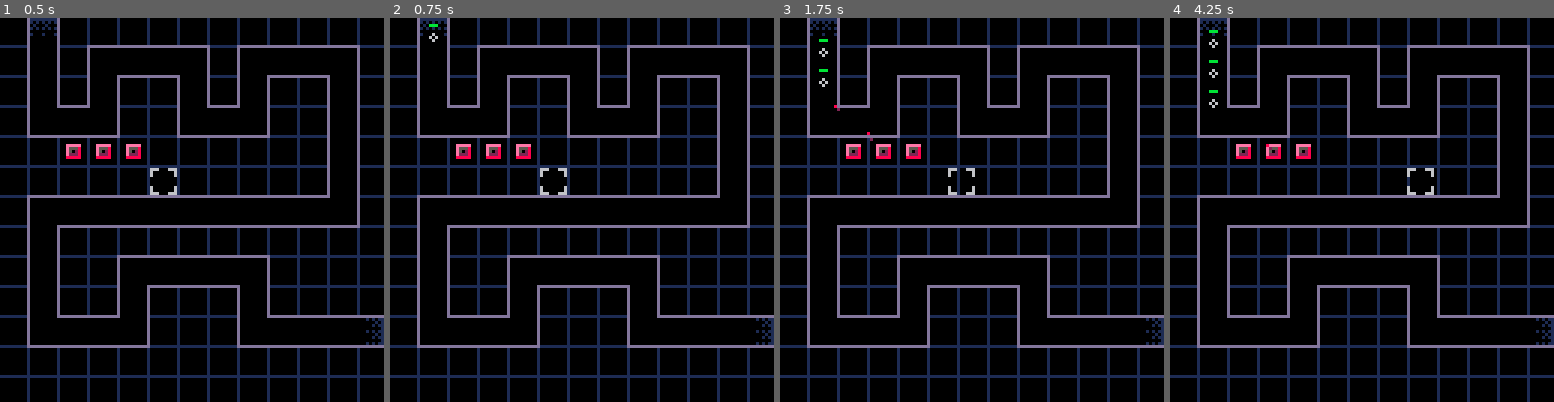
Above: before the commit, frames 1-4 (left to right).
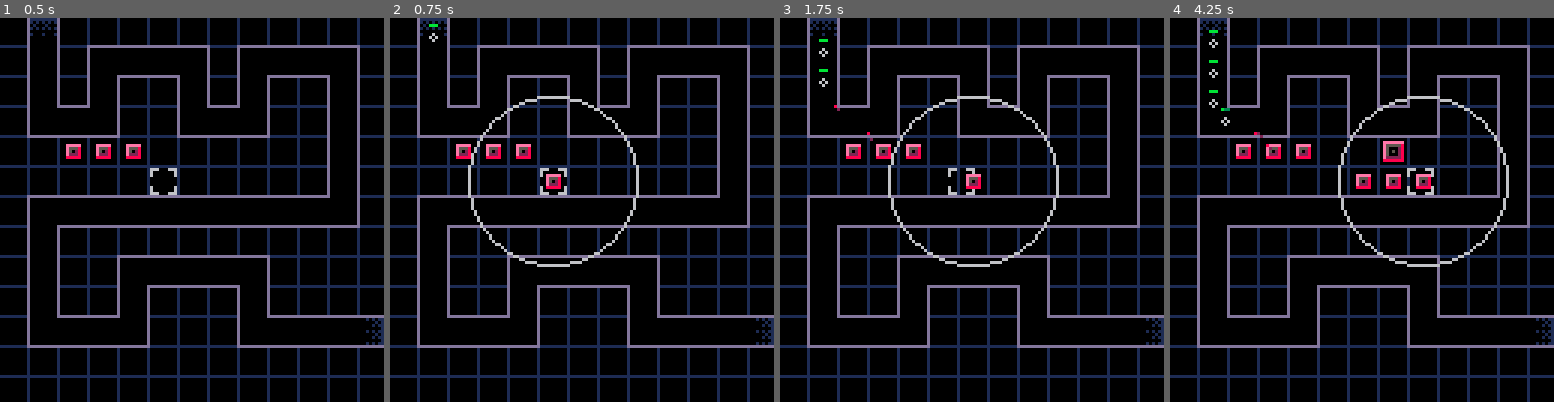
Above: after the commit, the same moments.

Repository: beardedsakimonkey/pixel_td.p8
Game: PICO-8 cartridge pixel_td.p8
Same seed, same stepped clock (60 frames per second), same inputs: the game is played once before the commit and once after it.
Inputs:
- Up to frame 1 (0.5 s): tap X (X key) at 0.33 s
- Up to frame 2 (0.75 s): tap O (Z key) at 0.7 s
- Up to frame 3 (1.75 s): tap X (X key) at 1.07 s; hold Right from 1.6 s (still down); tap O (Z key) at 1.7 s
- Up to frame 4 (4.25 s): tap X (X key) at 1.85, 2.97, 4.08 s; release Right at 2.1 s; tap O (Z key) every 0.4 s from 2.1 to 4.1 s; hold Up 2.15-2.42 s; hold Right 2.47-3.03 s; hold Left 3.08-3.58 s; hold Down 3.63-3.97 s; hold Right from 4.02 s (still down)

Frame 1 is identical in both runs. In frame 2, 1.1% of the frame differs, in the area x 20-65%, y 20-65%; in frame 3, 1.1%; in frame 4, 1.7%, in the area x 13-89%, y 20-65%.

Commit message:
add waves

Diff:
--- a/core.lua
+++ b/core.lua
@@ -29,6 +29,8 @@
 }
 enemies = {}
 towers = {}
+wave = 1
+sending = 10 -- number of enemies to send this wave
 
 --------------------------------------------------------------------------------
 -- INIT
@@ -38,9 +40,9 @@
     init_grid_bitmap()
     init_path_points()
     -- Make towers
-    make_tower(3, 4, 4)
-    make_tower(3, 3, 4)
-    make_tower(3, 2, 4)
+    make_tower(2, 4, 4)
+    make_tower(2, 3, 4)
+    make_tower(2, 2, 4)
 end
 
 -- Helps impl of selection movement
@@ -74,11 +76,11 @@
     end
 end
 
-function make_enemy(x, y, dx, dy)
+function make_enemy(x, y, dx, dy, hp)
     add(enemies, {
         x=x, y=y,
         dx=dx, dy=dy,
-        hp=3, max_hp=3,
+        hp=hp, max_hp=hp,
         can_remove=false,
     })
 end
@@ -90,6 +92,7 @@
         range=28,
         bullets={},
         cd=0, -- in frames
+        dmg=2,
     })
 end
 
@@ -99,8 +102,10 @@
 function _update()
     t += 1
     -- Make enemy
-    if t%20 == 0 then
-        make_enemy(path_points[1].x, path_points[1].y, 0, 0.5)
+    if sending > 0 and t%20 == 0 then
+        local hp = 3*wave
+        make_enemy(path_points[1].x, path_points[1].y, 0, 0.5, hp)
+        sending -= 1
     end
     -- Update selection
     if btnp(B.left)  then move_selection(B.left) end
@@ -128,6 +133,36 @@
         end
     end
 
+    if btnp(B.z) then
+        local twr = tbl_find(towers, twr_is_selected)
+        if twr then
+            -- Upgrade tower
+            if twr.type < 7 then
+                twr.type += 3
+                twr.dmg += 3
+                twr.range += 3
+            end
+        else
+            -- Purchase tower
+            local x, y = sel.dst_x/10, sel.dst_y/10
+            make_tower(2, x, y)
+        end
+    end
+
+    if btnp(B.x) then
+        if sending == 0 then
+            -- Send next wave
+            wave += 1
+            sending = 10
+        else
+            local twr = tbl_find(towers, twr_is_selected)
+            if twr then
+                -- Sell tower
+                del(towers, twr)
+            end
+        end
+    end
+
     -- Move enemies
     foreach(enemies, move_enemy)
 
@@ -153,7 +188,7 @@
 
             -- handle collision
             if collide(blt, enmy) then
-                enmy.hp = max(0, enmy.hp-3)
+                enmy.hp = max(0, enmy.hp-twr.dmg)
                 blt.can_remove = true
             else
                 -- add particle
@@ -273,6 +308,11 @@
     return (((enmy.x - twr.x*10)^2) + ((enmy.y - twr.y*10)^2)) < (twr.range^2)
 end
 
+function twr_is_selected(twr)
+    local x, y = sel.dst_x/10, sel.dst_y/10
+    return twr.x == x and twr.y == y
+end
+
 -- Todo: this doesn't actually do the moving
 function move_selection(dir)
     -- Find destination cell
@@ -357,11 +397,11 @@
             local c = map[j].c
             local sp, w, h
             if c == corner.TOP or c == corner.BOT then
-                sp = 9
+                sp = 10
                 w = 2
                 h = 1
             else
-                sp = 11
+                sp = 12
                 w = 1
                 h = 2
             end
@@ -397,7 +437,9 @@
         local x = twr.x*10
         local y = twr.y*10
         spr(twr.type, x, y)
-        -- circ(x+4, y+4, twr.range, C.light_gray) -- range
+        if twr_is_selected(twr) then -- draw range
+            circ(x+4, y+4, twr.range, C.light_gray)
+        end
 
         -- Draw bullets
         for blt in all(twr.bullets) do
@@ -416,12 +458,15 @@
         local hp_y = enmy.y - 4
         rect(enmy.x-1, hp_y, enmy.x+1, hp_y, C.dark_green)
         if enmy.hp > 0 then
-            rect(enmy.x-1, hp_y, (enmy.x-1)+enmy.hp-1, hp_y, C.green)
+            local hp_rem = ceil(enmy.hp / enmy.max_hp*3)
+            rect(enmy.x-1, hp_y, (enmy.x-1)+hp_rem-1, hp_y, C.green)
         end
     end)
 
-    -- local c = (t%4 == 0 or (t-1)%4 == 0) and C.pink or C.orange
-    -- print('❎ send wave', 22, 1, c)
+    -- if sending == 0 then
+    --     local c = (t%4 == 0 or (t-1)%4 == 0) and C.pink or C.orange
+    --     print('❎ send wave', 22, 1, c)
+    -- end
     color(C.red)
 end
 
--- a/pixel_td.p8
+++ b/pixel_td.p8
@@ -4,12 +4,12 @@
 #include util.lua
 #include core.lua
 __gfx__
-00000000000000000000000000000000000000000000000000000000000000000000000011111111100000000010101100000000000000000000000000000000
-00000000000000000000000000000000000000000bbbbbbb0fffffff0eeeeeee0cccccc510101010100000000000010100000000000000000000000000000000
-0000000000bbbbb000fffff000eeeee000cccc500b5555530f4444490e5555580cddddd101000100000000000000101100000000000000000000000000000000
-0000000000b5553000f4449000e5558000cddd100b5000130f4000290e5000280cd0005110101010100000000000000100000000000000000000000000000000
-0000000000b5013000f4029000e5028000cd05100b5050130f4040290e5050280cd0d05100000000000000000010101100000000000000000000000000000000
-0000000000b1113000f2229000e2228000c555100b5000130f4000290e5000280cd0005110001000100000000000010100000000000000000000000000000000
-00000000003333300099999000888880005111100b1111130f2222290e2222280c55555100000000000000000000101100000000000000000000000000000000
-00000000000000000000000000000000000000000333333309999999088888880511111100000000000000000000000100000000000000000000000000000000
-00000000000000000000000000000000000000000000000000000000000000000000000000000000000000000010101100000000000000000000000000000000
+00000000000000000000000000000000000000000000000000000000000000000000000000000000111111111000000000101011000000000000000000000000
+000000000000000000000000000000000000000000000000000000000bbbbbbb0eeeeeee0cccccc5101010101000000000000101000000000000000000000000
+0000000000bbbbb000eeeee000cccc5000bbbbb000eeeee000cccc500b5555530e5555580cddddd1010001000000000000001011000000000000000000000000
+0000000000b5553000e5558000cddd1000b6663000e6668000c666100b5000130e5000280cd00051101010101000000000000001000000000000000000000000
+0000000000b5013000e5028000cd051000b60d3000e60d8000c60d100b5050130e5050280cd0d051000000000000000000101011000000000000000000000000
+0000000000b1113000e2228000c5551000bddd3000eddd8000cddd100b5000130e5000280cd00051100010001000000000000101000000000000000000000000
+000000000033333000888880005111100033333000888880005111100b1111130e2222280c555551000000000000000000001011000000000000000000000000
+00000000000000000000000000000000000000000000000000000000033333330888888805111111000000000000000000000001000000000000000000000000
+00000000000000000000000000000000000000000000000000000000000000000000000000000000000000000000000000101011000000000000000000000000
--- a/util.lua
+++ b/util.lua
@@ -15,6 +15,14 @@
     return res
 end
 
+function tbl_find(t, fn)
+    for v in all(t) do
+        if fn(v) then
+            return v
+        end
+    end
+end
+
 function lerp(a, b, t)
     return a + (b-a)*t
 end
